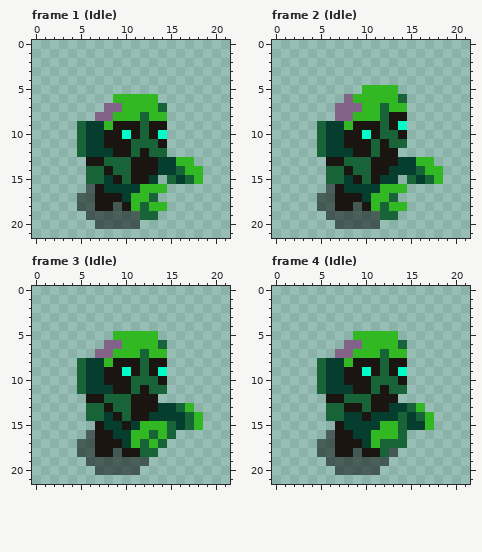
A pixel-art file gets an edit: Untitled/Enemies/Undead/Zombie.aseprite. Above: the version before the commit.
22x22 pixels, 23 frames. Shown: frame 1 (Idle), frame 2 (Idle), frame 3 (Idle), frame 4 (Idle). The commit also changed other frames, which this record leaves out.
The same view after the edit:
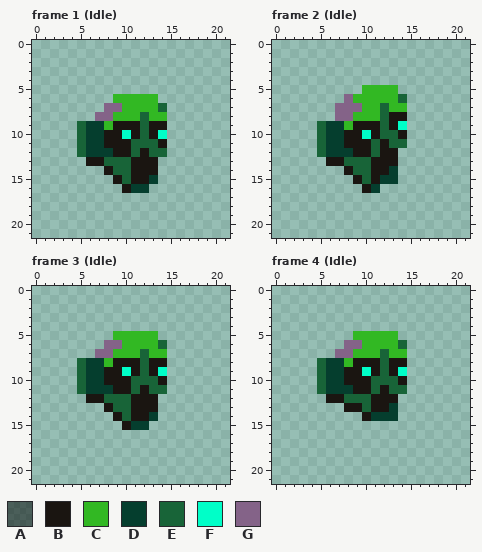
Palette (. is transparent): A #00000080  B #1a1511  C #32b823  D #053e2e  E #186438  F #00ffc8  G #846388
The edit:
layer "Shadow" now hidden
Frame 1 (Idle):
y 13: x 14..17 DDCC -> ....
y 14: x 6..7 EE -> ..; x 14..18 DDECC -> .....
y 15: x 6..8 EED -> ...; x 15..18 EDEC -> ....
y 16: x 6..10 ABDDD -> ....B; x 12..14 CCC -> D..
y 17: x 5..13 AABBBDCCE -> .........
y 18: x 5..14 AABBABCECC -> ..........
y 19: x 6..13 AAAAAAEE -> ........
y 20: x 7..11 AAAAA -> .....
Frame 2 (Idle):
y 13: x 14..17 DDCC -> ....
y 14: x 6..7 EE -> ..; x 14..18 DDECC -> .....
y 15: x 6..8 EED -> ...; x 15..18 EDEC -> ....
y 16: x 6..10 ABDDD -> ....B; x 12..14 CCC -> ...
y 17: x 5..13 AABBBDCCE -> .........
y 18: x 5..14 AABBABCECC -> ..........
y 19: x 6..13 AAAAAAEE -> ........
y 20: x 7..11 AAAAA -> .....
Frame 3 (Idle):
y 13: x 6..7 EE -> ..; x 14..17 DDEC -> ....
y 14: x 6..8 EED -> ...; x 14..18 DDDEC -> .....
y 15: x 7..9 BDD -> ...; x 12..18 CCCEDEC -> D......
y 16: x 6..15 ABBDDCCECE -> ..........
y 17: x 5..14 AABBBDCECE -> ..........
y 18: x 5..13 AABBABBEE -> .........
y 19: x 6..12 AAAAAAA -> .......
y 20: x 7..11 AAAAA -> .....
Frame 4 (Idle):
y 13: x 6..7 EE -> ..; x 14..16 DEC -> ...
y 14: x 6..9 EEDD -> ....; x 14..17 EDEC -> ....
y 15: x 7..17 BDDDDCCEDDC -> ...........
y 16: x 6..14 ABBDDCCCE -> .........
y 17: x 5..14 AABBBDCEEE -> ..........
y 18: x 5..13 AABBABBEA -> .........
y 19: x 6..12 AAAAAAA -> .......
y 20: x 7..11 AAAAA -> .....
Boxes around the changes in both pictures, in picture pixels (x1, y1, x2, y2):
changed: (77, 157, 203, 229)
changed: (317, 157, 443, 229)
changed: (77, 403, 203, 475)
erased: (317, 403, 434, 475)
